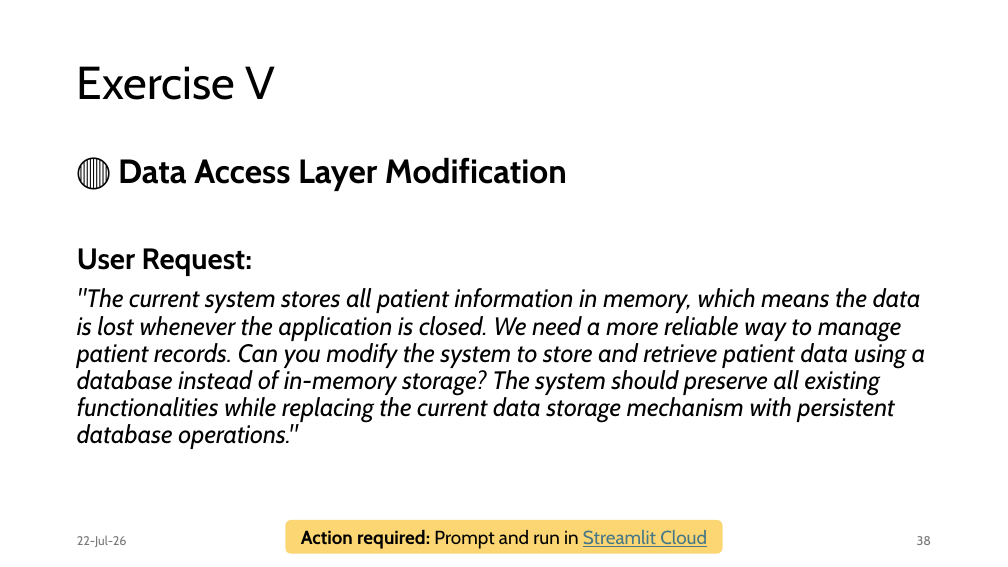
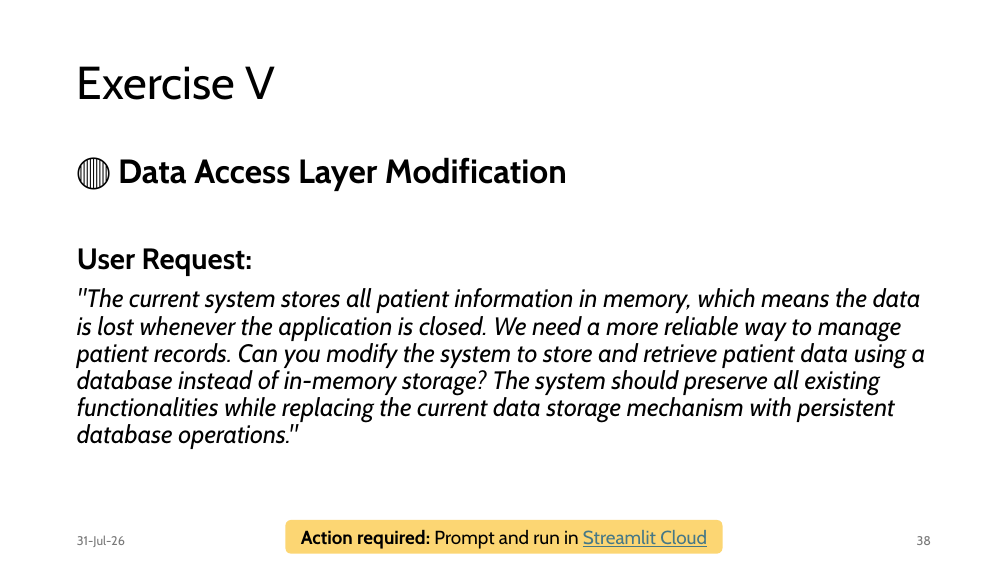
Before and after one commit to ploy-np/vibe-coding-101, a slide deck: slide 38 of vibe-coding.pptx. Drawn at 1008x567 pixels with LibreOffice and Linux fonts; fonts in the diff are those of the drawing. Boxes give left, top, right and bottom in pixels: in the first picture for what was removed or moved away, otherwise in the second. Text is boxed around its words. In the diff, an @@ line names an element or a change of style, - is before the commit and + after.

```diff
--- a/vibe-coding.pptx
+++ b/vibe-coding.pptx
@@ text at [77, 535, 125, 547]: text changed @@
-22-Jul-26
+31-Jul-26
```
Also in this commit, not shown: 38 other slides changed.
